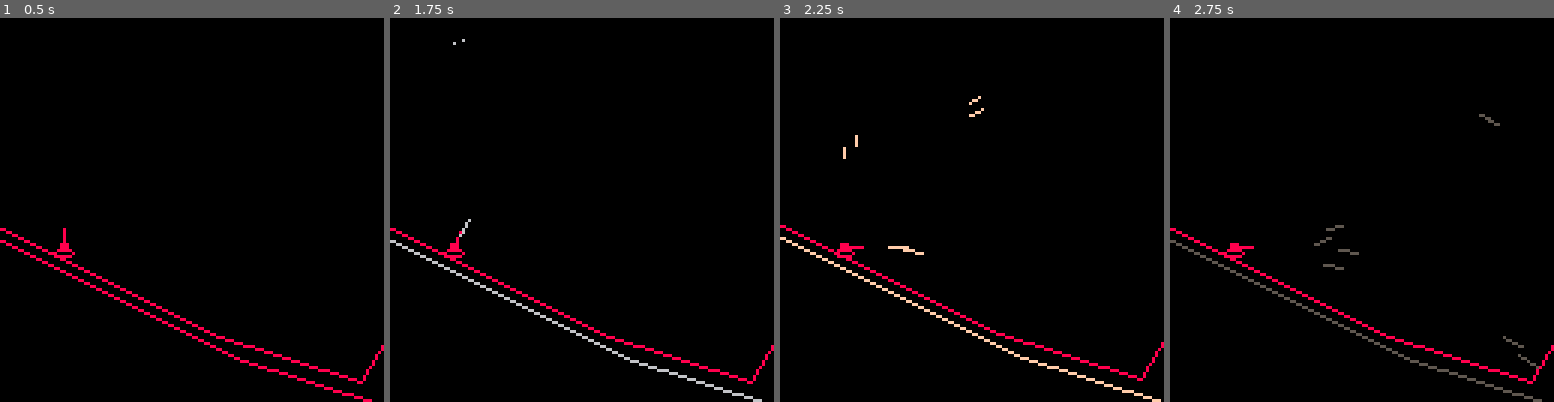
Above: before the commit, frames 1-4 (left to right).
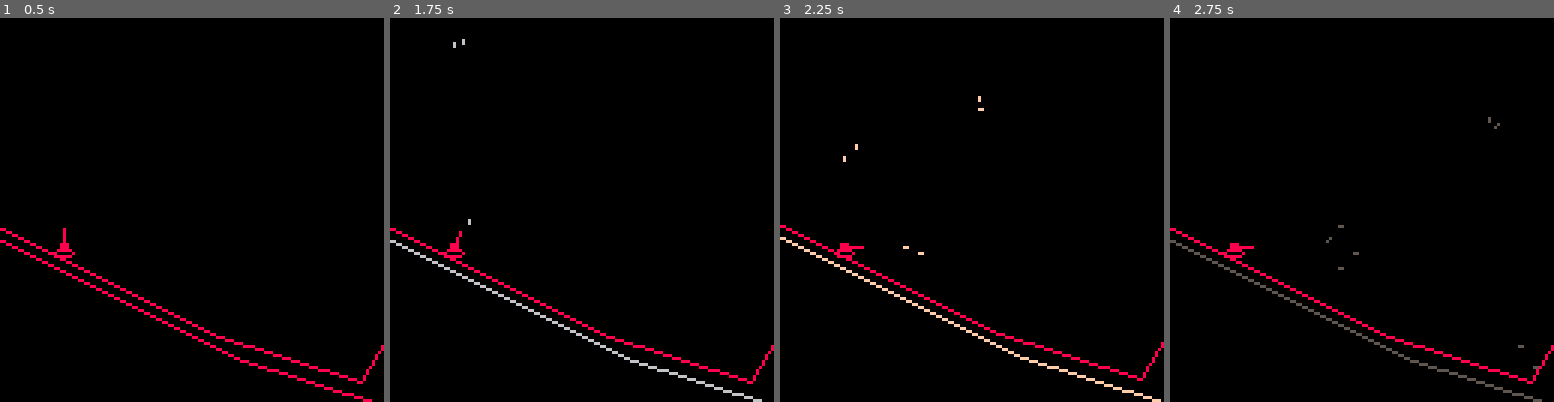
Above: after the commit, the same moments.

Repository: arnodick/spacetank
Game: PICO-8 cartridge tank.p8
Same seed, same stepped clock (60 frames per second), same inputs: the game is played once before the commit and once after it.
Inputs:
- Up to frame 1 (0.5 s): tap X (X key) at 0.33 s
- Up to frame 2 (1.75 s): tap O (Z key) at 0.7, 1.7 s; tap X (X key) at 1.07 s; hold Right from 1.6 s (still down)
- Up to frame 3 (2.25 s): tap X (X key) at 1.85 s; release Right at 2.1 s; tap O (Z key) at 2.1 s
- Up to frame 4 (2.75 s): hold Right from 2.47 s (still down); tap O (Z key) at 2.5 s

Frame 1 is identical in both runs. In frame 2, less than 0.1% of the frame differs, in the area x 16-22%, y 6-58%; in frame 3, 0.2%; in frame 4, 0.2%, in the area x 37-96%, y 25-92%.

Commit message:
fucked it up

Diff:
--- a/tank.p8
+++ b/tank.p8
@@ -95,6 +95,24 @@
 end
 
 function controlactor(a)
+	if a.y<getground(a) then
+		a.y+=gravity*(timer-a.delta)
+	else
+		a.delta=timer
+		a.d=getgrounddir(a)
+		if a.t!=1 then
+			--make an array of functions for this?
+			--each function is indexed from array with the .bt value
+			if bullettype[a.bt][1] then
+				del(actors,a)--delete for bounce!
+			end
+		end
+		a.y=getground(a)+1
+	end
+		a.vec[1]=cos(a.d)
+	a.vec[2]=sin(a.d)
+	a.x+=a.vec[1]*a.vel
+ a.y+=a.vec[2]*a.vel
 	if a.t==1 then
 		if btn(5) then
 			if btn(0) then
@@ -136,25 +154,7 @@
 		a.tail={a.x-a.vec[1],a.y-a.vec[2]}
 	end
 
-	if a.y<getground(a) then
-		a.y+=gravity*(timer-a.delta)
-	else
-		a.delta=timer
-		a.d=getgrounddir(a)
-		if a.t!=1 then
-			--make an array of functions for this?
-			--each function is indexed from array with the .bt value
-			if bullettype[a.bt][1] then
-				del(actors,a)--delete for bounce!
-			end
-		end
-		a.y=getground(a)+1
-	end
-
-	a.vec[1]=cos(a.d)
-	a.vec[2]=sin(a.d)
-	a.x+=a.vec[1]*a.vel
- a.y+=a.vec[2]*a.vel
+
 
  if a.x<cam[1]-128 or a.x>cam[1]+256 or a.y>128 then del(actors,a) end
  if a.t==1 then
